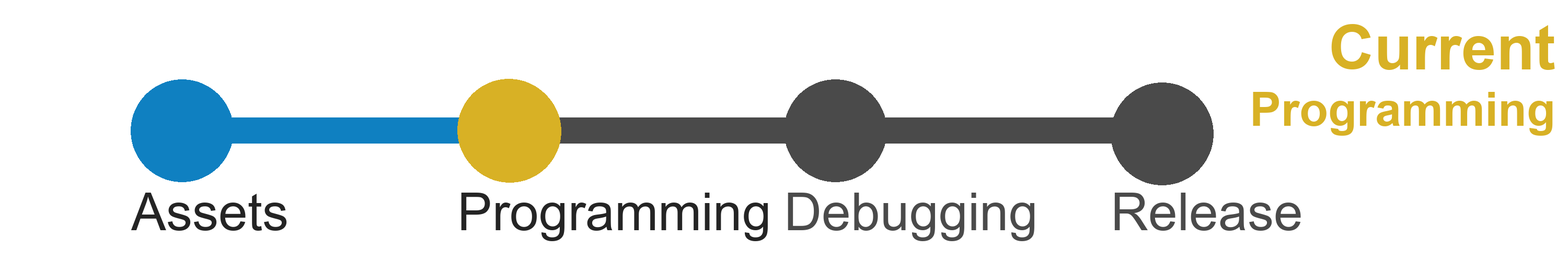
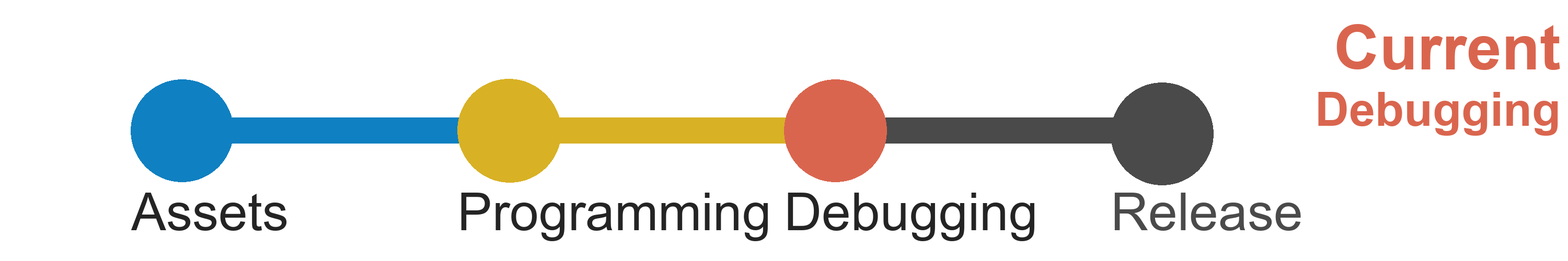
Comparing the layer stacks of the two (1568, 261) images. Changes:
painted on "Current ..." over [1252, 24, 1561, 136]
painted on "Debugging #1" over [787, 192, 1035, 242]
hid "Debugging másolata" over [783, 79, 887, 183]
showed "Debugging" over [783, 79, 887, 183]
hid "programmingLine másolata" over [559, 117, 838, 144]
showed "programmingLine" over [559, 117, 838, 144]
